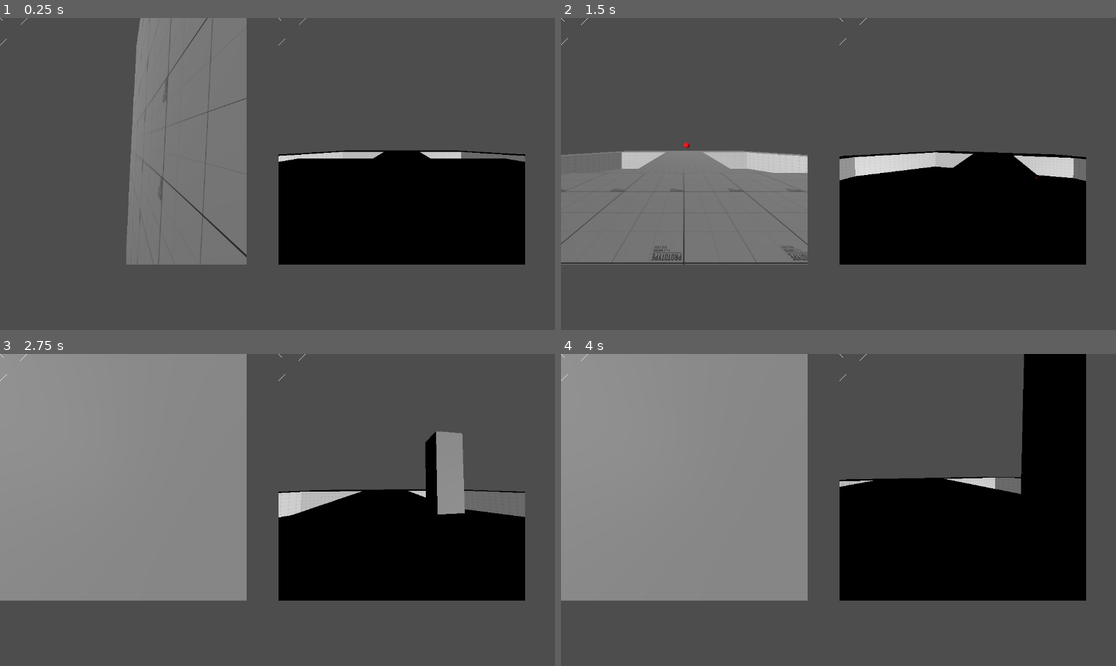
Above: before the commit, frames 1-4 (two rows, left to right).
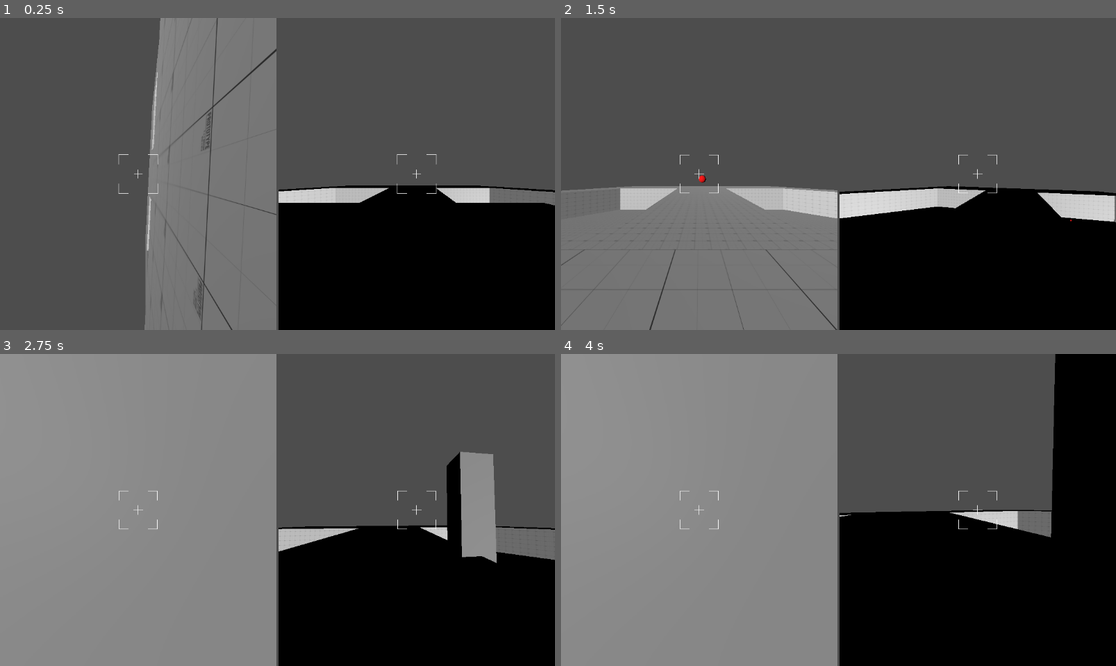
Above: after the commit, the same moments.

Repository: TuniTem/GGJ-2026-cutout
Game: Godot game, scene res://scenes/2_player_test.tscn
The game is run twice, just before and just after one commit, with the same random seed, the same clock (stepped at 60 frames per second) and the same inputs. This scene is started directly instead of the project's main scene.
Inputs (mouse positions are in pixels of both pictures, inside the frame that each line leads up to):
- Up to frame 1 (0.25 s): no input
- Up to frame 2 (1.5 s): move the mouse to (866, 174) at 0.52 s; hold Right mouse button (grow) 0.53-1.28 s; hold W (forward) from 0.53 s (still down); tap Space (jump) at 0.77 s; click (866, 174) at 0.8 s; move the mouse to (810, 174) at 1.27 s; click (810, 174) at 1.35 s
- Up to frame 3 (2.75 s): keep holding W (forward); tap Space (jump) at 1.52 s; right-click (249, 510) at 1.55 s; move the mouse to (288, 503) at 2.02 s; hold Right mouse button (grow) from 2.03 s (still down); click (288, 503) at 2.3 s
- Up to frame 4 (4 s): keep holding W (forward); move the mouse to (832, 516) at 2.77 s; release Right mouse button (grow) at 2.78 s; tap Ctrl (movement_ctrl) at 2.85 s; tap Space (jump) at 3.02, 3.77 s; right-click (832, 516) at 3.05 s; move the mouse to (877, 513) at 3.52 s; press the mouse at (877, 513) at 3.53 s

The runs differ from the first frame. In frame 1, 31% of the frame differs, in the area x 0-100%, y 0-100%; in frame 2, 37%; in frame 3, 35%; in frame 4, 37%.

Commit message:
Multiplayer working, fixed crosshairs

Diff:
--- a/entities/player/player.gd
+++ b/entities/player/player.gd
@@ -6,7 +6,6 @@
 var device_id: int = -1
 
 const PROJECTILE = preload("uid://dgpicqgfhtwwf")
-const CROSSHAIR = preload("uid://dvmggulbuak6s")
 
 @export var crosshair : DrawCrosshair
 @export var actual_projectile_spawn: Marker3D
@@ -72,15 +71,11 @@
 	player_number = Global.get_player_number(self)
 	set_collision_layer_value(player_number + 1, true)
 	device_id = Global.request_controller_id(self)
+	print(device_id)
 
 	if device_id == -1:
 		using_controller = false
 
-
-func _ready() -> void:
-	crosshair = CROSSHAIR.instantiate()
-	self.get_parent().add_child.call_deferred(crosshair)
-	pass
 
 func gravity_mult() -> float:
 	return -1.0 if gravity_switched else 1.0
@@ -90,7 +85,7 @@
 var is_jump_pressed : bool = false
 var prev_trigger : float = 0.0
 func _physics_process(delta: float) -> void:
-	print(Input.get_action_strength("primary"))
+	#print(Input.get_action_strength("primary"))
 	if bounce_timer > 0.0: bounce_timer -= delta
 	if movement_ctrl_timer > 0.0: movement_ctrl_timer -= delta
 	if (is_on_ceiling() and gravity_switched) or (is_on_floor() and not gravity_switched): can_slide = true
@@ -172,6 +167,8 @@
 	return camera.global_position.direction_to(actual_projectile_spawn.global_position)
 
 func _input(event: InputEvent) -> void:
+
+	#print(event.device)
 	if not using_controller:
 		if event is InputEventMouseMotion and Input.mouse_mode == Input.MOUSE_MODE_CAPTURED:
 			var delta_look_dir = event.relative * SENSITIVITY * 0.005 * (ZOOM_SENSITIVITY_EFFECT if zoom else 1.0)
@@ -211,7 +208,7 @@
 
 	if event.is_action_pressed("primary") and (event.get_action_strength("primary") > prev_trigger) and event.get_action_strength("primary") == 1.0:
 		prev_trigger = event.get_action_strength("primary")
-		print("fire")
+		#print("fire")
 		if active_projectile:
 			if active_projectile.moving:
 				active_projectile.explode()
@@ -227,9 +224,9 @@
 			shoot()
 
 	if event.is_action_pressed("grow"):
-		print("a")
+		#print("a")
 		if active_projectile:
-			print("b")
+			#print("b")
 			active_projectile.create_vertical_pillar()
 			active_projectile.queue_free()
 
--- a/enviroments/battle_ground/battleground.tscn
+++ b/enviroments/battle_ground/battleground.tscn
@@ -3,7 +3,6 @@
 [ext_resource type="ArrayMesh" uid="uid://b0hrjkwiks1te" path="res://enviroments/battle_ground/level geometry/level_level.res" id="1_uj0mu"]
 [ext_resource type="PackedScene" uid="uid://dhgk4jxg160qe" path="res://entities/projectile/projectile_parent.tscn" id="3_l57hg"]
 [ext_resource type="Script" uid="uid://wuym0f1iyo4j" path="res://manager/cutout_manager.gd" id="4_2kcb3"]
-[ext_resource type="PackedScene" uid="uid://dvmggulbuak6s" path="res://entities/player/crosshair.tscn" id="5_uj0mu"]
 
 [node name="Node3D" type="Node3D" unique_id=996328523]
 
@@ -19,5 +18,3 @@
 [node name="Node" type="Node" parent="." unique_id=804179181 node_paths=PackedStringArray("map_mesh")]
 script = ExtResource("4_2kcb3")
 map_mesh = NodePath("../CSGMesh3D")
-
-[node name="Crosshair" parent="." unique_id=110965933 instance=ExtResource("5_uj0mu")]
--- a/manager/splitscreen_manager.gd
+++ b/manager/splitscreen_manager.gd
@@ -2,12 +2,14 @@
 
 
 const DUMMY_VIEWPORT_IMAGES = [
-	"uid://djovo05un28dv",
-	"uid://c0qemv0dgfahb",
-	"uid://chogc5scvav3s",
-	"uid://fy6t4lcfp7sb",
-	"uid://hsqifgs8wgiq"
+	preload("uid://djovo05un28dv"),
+	preload("uid://c0qemv0dgfahb"),
+	preload("uid://chogc5scvav3s"),
+	preload("uid://fy6t4lcfp7sb"),
+	preload("uid://hsqifgs8wgiq")
 ]
+
+@export var USE_SUBWINDOWS = false
 
 @onready
 var GRID_CONTAINER = $GridContainer
@@ -25,12 +27,17 @@
 	start_splitscreen.emit()
 
 func _on_start_splitscreen() -> void:
+	if USE_SUBWINDOWS:
+		for i in player_count:
+			setup_windows()
+		return
 	for i in player_count:
 		setup_viewport()
-
+	get_viewport().size_changed.emit()
 	if(player_count % 2 != 0): #we only ever need one dummy viewport
 		dummy_viewport()
-	pass # Replace with function body.
+		pass
+
 
 
 func dummy_viewport():
@@ -38,26 +45,46 @@
 	text_rect.size_flags_horizontal = Control.SIZE_EXPAND_FILL
 	text_rect.size_flags_vertical = Control.SIZE_EXPAND_FILL
 	text_rect.texture = DUMMY_VIEWPORT_IMAGES.pick_random()
+	text_rect.expand_mode = TextureRect.EXPAND_IGNORE_SIZE
 	GRID_CONTAINER.add_child(text_rect)
 	pass
 
 var subviewports : Array[SubViewport]
 
+func setup_windows():
+	var window = Window.new()
+	self.add_child(window)
+	var player : Player = GameManger.spawn_player(Vector3.ZERO, window)
+	var player_number = Global.get_player_number(player)
+
 func setup_viewport():
+
 	var subviewportcontianer = SubViewportContainer.new()
 	var subviewport = SubViewport.new()
 	var player : Player = GameManger.spawn_player(Vector3.ZERO, subviewport)
 	var player_number = Global.get_player_number(player)
-	subviewports.append(subviewport)
 
+	subviewportcontianer.stretch = true
 	subviewportcontianer.name = "Player " + str(player_number)
 	subviewportcontianer.size_flags_horizontal = Control.SIZE_EXPAND_FILL
 	subviewportcontianer.size_flags_vertical = Control.SIZE_EXPAND_FILL
 	subviewportcontianer.add_child(subviewport)
 	GRID_CONTAINER.add_child(subviewportcontianer)
 
-	subviewport.size = subviewportcontianer.size
-
 	var team = player_number % 2 * 2 - 1
 	player.position.y = 21. * team
+	player.position.x = randf_range(-3., 3.)
+	player.position.z = randf_range(-3., 3.)
+
+	var crosshair : DrawCrosshair = GameManger.CROSSHAIR.instantiate()
+	crosshair.position = subviewportcontianer.size / 2.
+	crosshair.FREE_ROTATION = 0.
+
+	subviewport.add_child(crosshair)
+
+	player.crosshair = crosshair
+
+	get_viewport().size_changed.connect(func(): crosshair.position = subviewportcontianer.size/2)
+	await get_tree().process_frame #hella jank
+	crosshair.position = subviewportcontianer.size/2
 	pass
--- a/project.godot
+++ b/project.godot
@@ -24,6 +24,10 @@
 Signals="*res://singletons/signals.gd"
 GameManger="*uid://3ae3xmyid0"
 
+[display]
+
+window/subwindows/embed_subwindows=false
+
 [global_group]
 
 player=""
--- a/scenes/battleground_inherited.tscn
+++ b/scenes/battleground_inherited.tscn
@@ -3,6 +3,3 @@
 [ext_resource type="PackedScene" uid="uid://c2gi6vj24lt6m" path="res://enviroments/battle_ground/battleground.tscn" id="1_3rl5b"]
 
 [node name="Node3D" unique_id=996328523 instance=ExtResource("1_3rl5b")]
-
-[node name="Player" parent="." index="1" unique_id=606600753]
-visible = false
--- a/singletons/game_manger.gd
+++ b/singletons/game_manger.gd
@@ -1,6 +1,7 @@
 extends Node
 
 const BASE_PLAYER = preload("uid://4mrowe64i7fu")
+const CROSSHAIR = preload("uid://dvmggulbuak6s")
 var spawnpoints : Array[Vector3]
 
 func spawn_player(spawnpoint : Vector3, parent : Node) -> Player:
--- a/singletons/global.gd
+++ b/singletons/global.gd
@@ -30,7 +30,7 @@
 
 func request_controller_id(player : CharacterBody3D):
 	var player_num : int = get_player_number(player)
-	if avalible_controllers.size() - 1 >= player_num:
+	if avalible_controllers.size() > player_num:
 		return avalible_controllers[player_num]
 	else:
 		return -1
